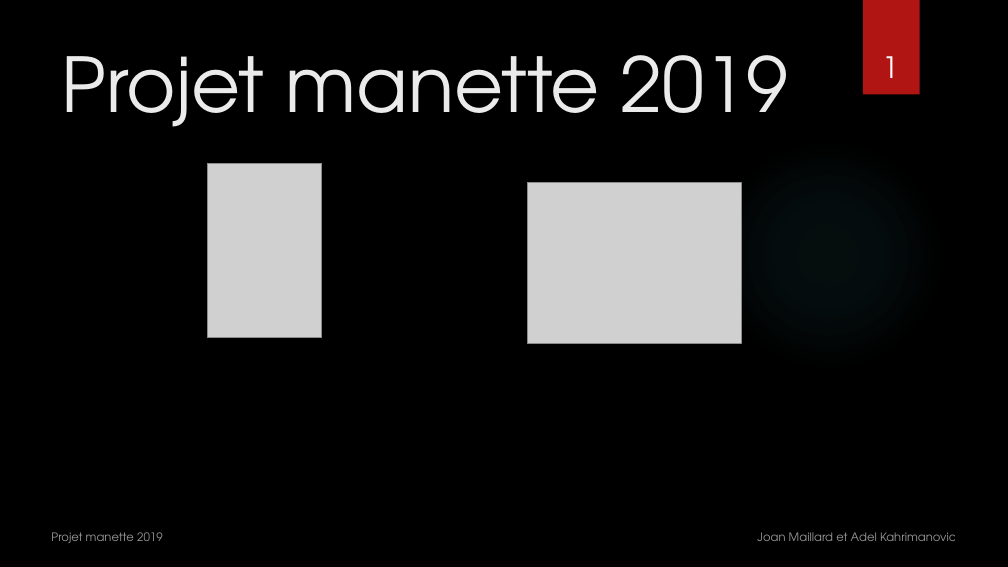
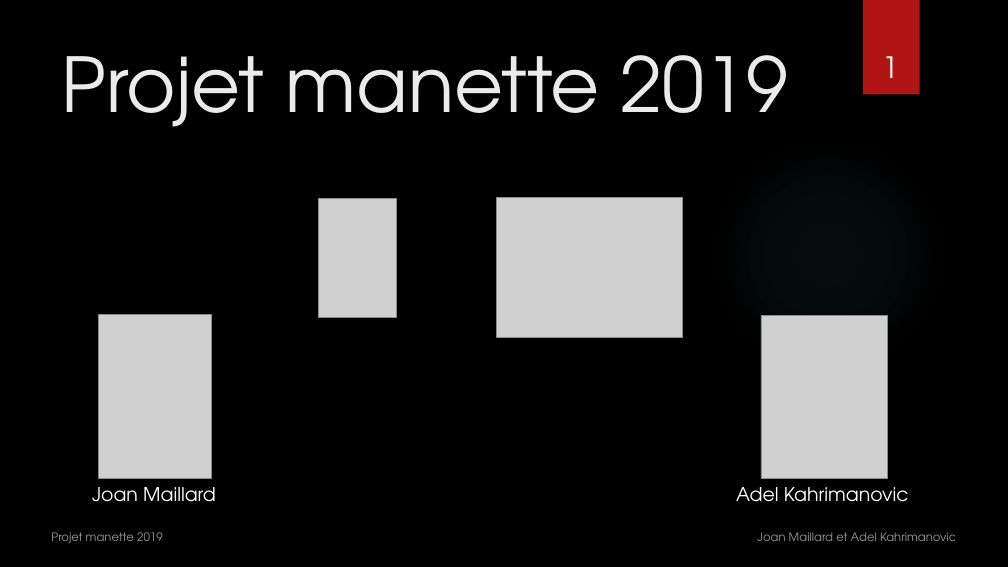
Before and after one commit to JoanMaillard/Manette, a slide deck: slide 1 of Presentation_manette_2019.pptx. Drawn at 1008x567 pixels with LibreOffice and Linux fonts; fonts in the diff are those of the drawing; grey boxes stand for pictures; background and template pictures are left out. Boxes give left, top, right and bottom in pixels: in the first picture for what was removed or moved away, otherwise in the second. Text is boxed around its words. In the diff, an @@ line names an element or a change of style, - is before the commit and + after.

Commit message:
powerpoint

```diff
--- a/Presentation_manette_2019.pptx
+++ b/Presentation_manette_2019.pptx
@@ picture removed at [208,163,322,337] @@
@@ picture added at [318,198,396,317] @@
@@ picture: place and size @@
-picture at [528,183,742,343]
+picture at [497,197,683,337]
@@ picture added at [98,315,211,479] @@
@@ picture added at [761,315,889,479] @@
@@ text added at [92,487,216,502], 18 pt, text #FFFFFF @@
+Joan Maillard
@@ text added at [736,487,909,502], 18 pt, text #FFFFFF @@
+Adel Kahrimanovic
```
